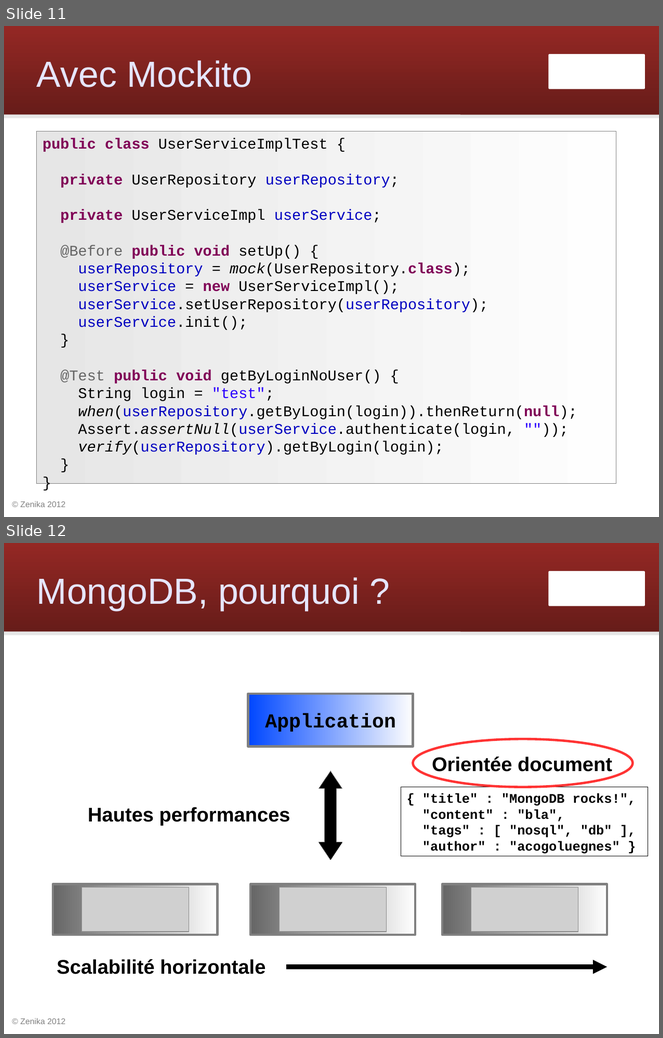
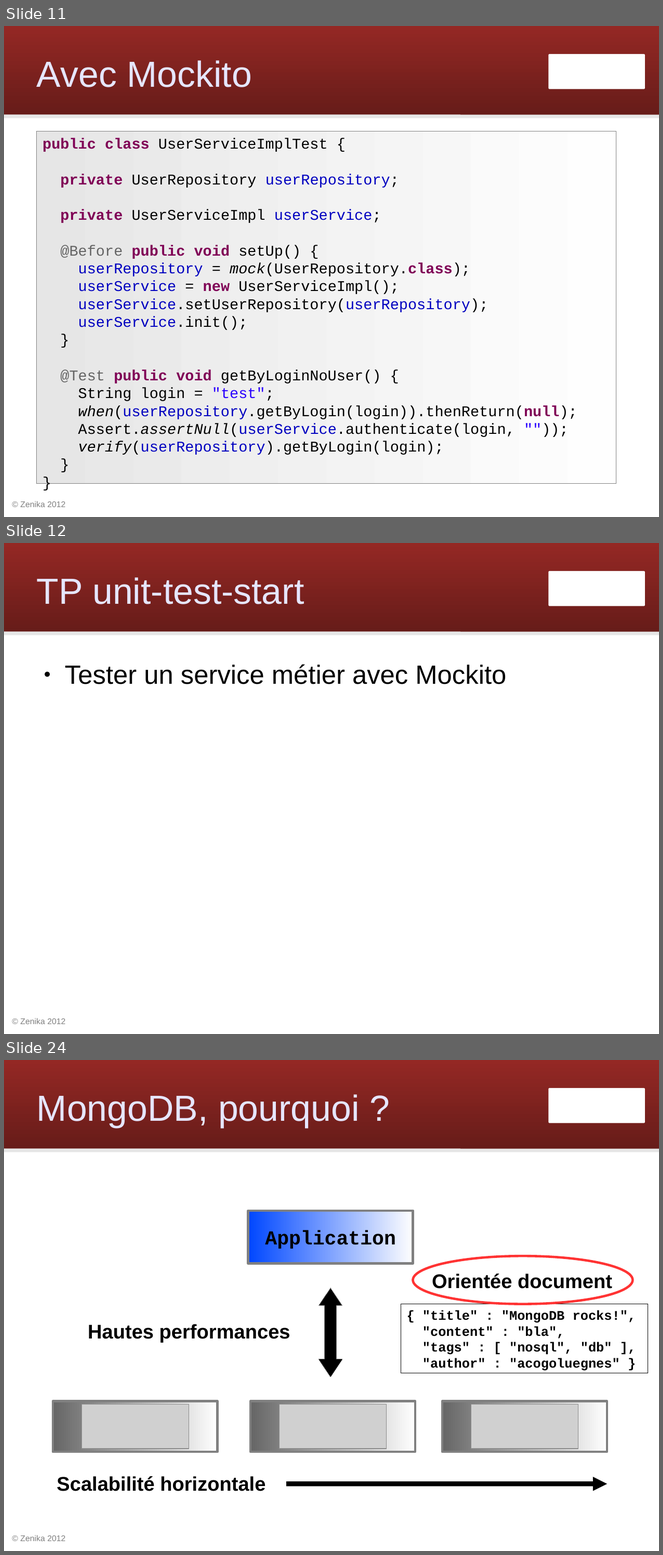
Before and after one commit to Zenika/workshop-spring-core, a slide deck: spring-workshop.odp. Shown one above the other, each under a label of ours: slides 11 and 12 before the commit, slides 11, 12 and 24 after it; the slides between them are not shown. The pictures are 663x1038 and 663x1555 pixels, drawn with LibreOffice and Linux fonts; fonts in the diff are those of the drawing; grey boxes stand for pictures; background and template pictures are left out. Boxes give left, top, right and bottom in pixels: in the first picture for what was removed or moved away, otherwise in the second. Text is boxed around its words. In the diff, an @@ line names an element or a change of style, - is before the commit and + after.

```diff
--- a/spring-workshop.odp
+++ b/spring-workshop.odp
@@ slide 12 added at box(4, 543, 659, 1034), background #FFFFFF; not listed: 4 template elements that a slide beside it also shows @@
@@ title added at box(37, 577, 304, 604), 44 pt, text #E6E6FF @@
+TP unit-test-start
@@ text added at box(65, 664, 506, 684), 32 pt, text #000000 @@
+● Tester un service métier avec Mockito
@@ what was slide 12 is now slide 24 @@
```
Also in this commit, not shown: 11 other slides added, 1 other file.
